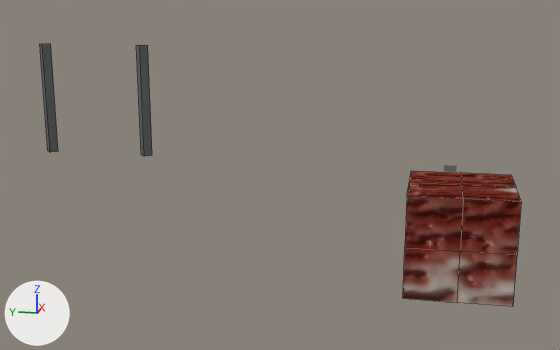
The Blender file Assets/World/C11L3/raw/C11L3_Props.blend: old version first, new version second.
Rendered twice from a camera (50 mm lens) standing at (-24.83, 8.59, 5.73) and looking at (-5.25, 12.5, 0.84). The axes (+X, +Y, +Z) are drawn at lower left. The lights are the same throughout. Mesh edges are drawn as thin lines on the coarser meshes.

Objects in the first picture: 'C11_Conveyer_Legs', 'C11_FleshCube'.
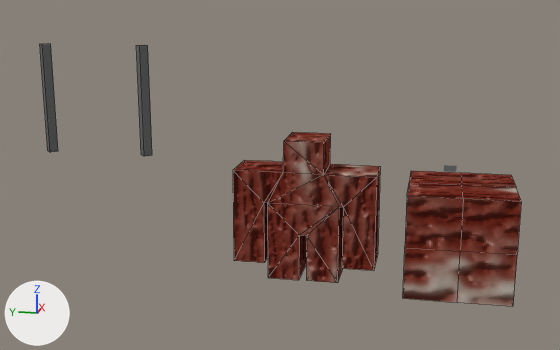
What changed in the scene script:
```text
Add me_cube_001:
    me_cube_001.from_pydata(...)  # 40 vertices, 56 faces; spans x -0.47..0.47, y -1.41..1.41, z 0.0..2.81
    me_cube_001.polygons.foreach_set('use_smooth', [True] * 56)
    me_cube_001.materials.append(mat_uv_flesh)
Add ob_c11_fleshman:
    ob_c11_fleshman = bpy.data.objects.new('C11_FleshMan', me_cube_001)
    ob_c11_fleshman.location = (-10.0, 11.0, 0.0)
```

Pixel boxes [x1, y1, x2, y2] of what changed, in the pictures (560 x 350 px):
'C11_FleshMan', added: after [233, 132, 380, 283]
